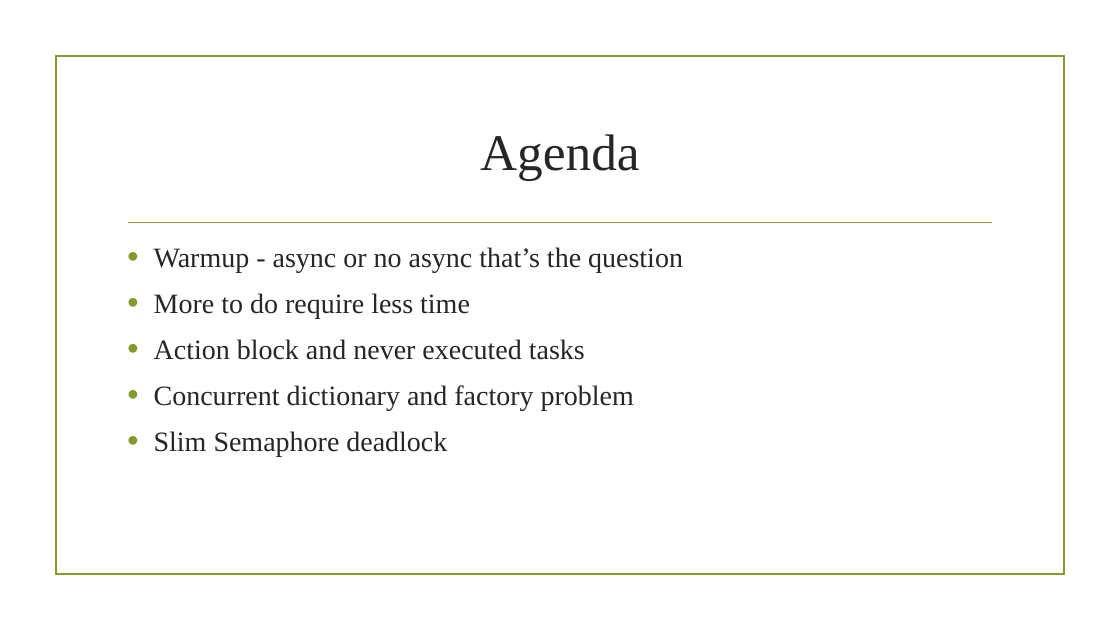
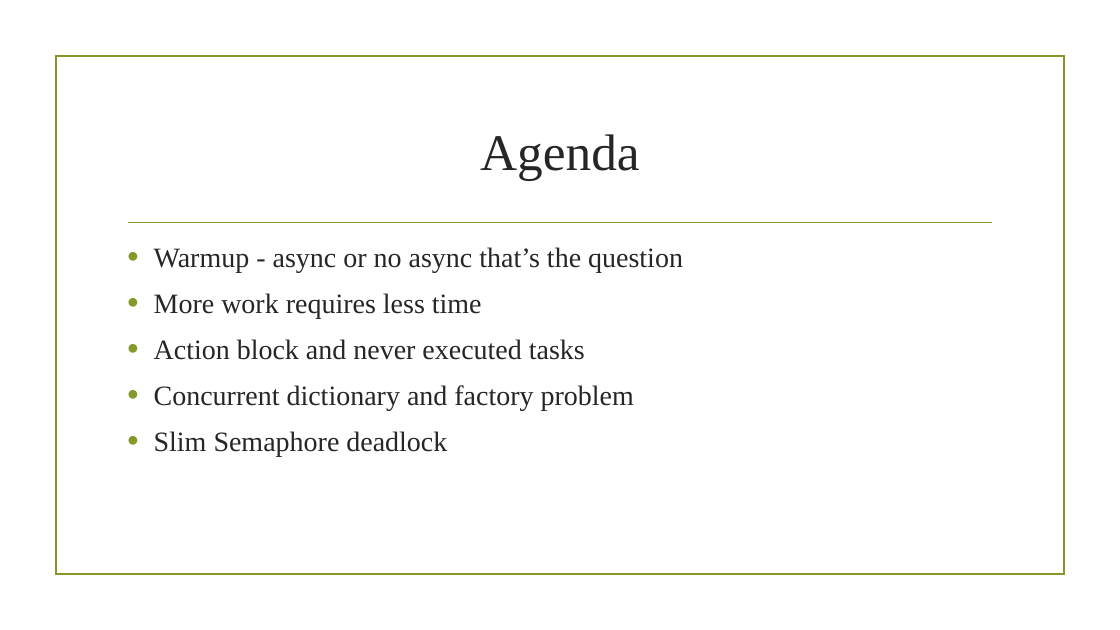
Before and after one commit to MariuszKrzanowski/asynchronous-intuition, a slide deck: slide 4 of slides/AsynchronousIntuition.pptx (slide 3 before the commit). Drawn at 1120x630 pixels with LibreOffice and Linux fonts; fonts in the diff are those of the drawing; background and template pictures are left out. Boxes give left, top, right and bottom in pixels: in the first picture for what was removed or moved away, otherwise in the second. Text is boxed around its words. In the diff, an @@ line names an element or a change of style, - is before the commit and + after.

```diff
--- a/slides/AsynchronousIntuition.pptx
+++ b/slides/AsynchronousIntuition.pptx
@@ text at (154, 293, 482, 318): text changed @@
-• More to do require less time
+• More work requires less time
```
Also in this commit, not shown: 4 other slides changed, 8 slides added.
